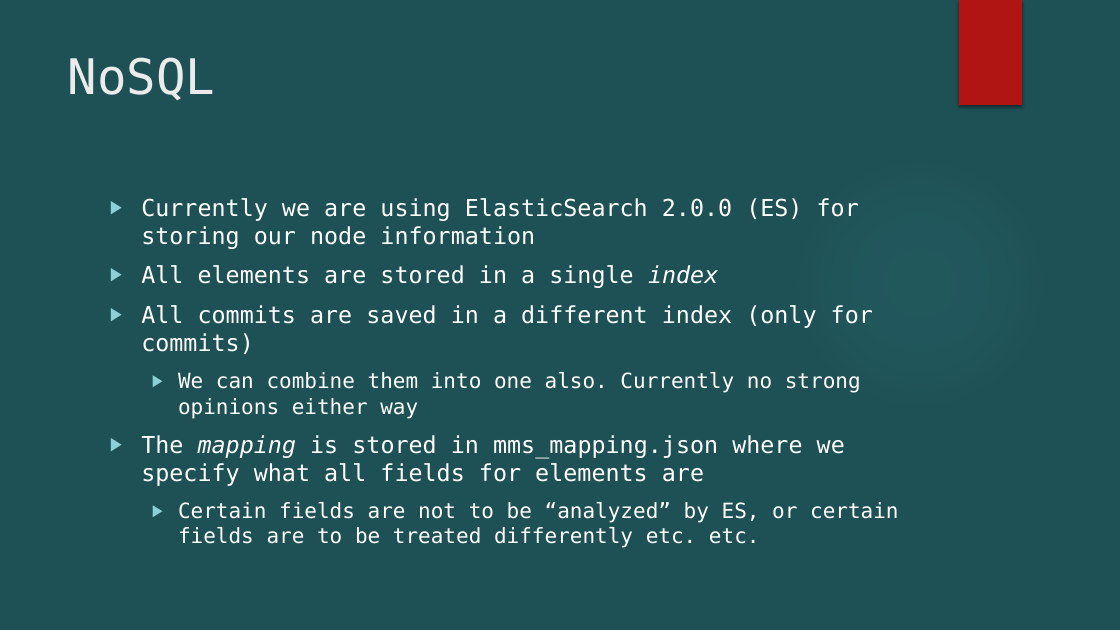
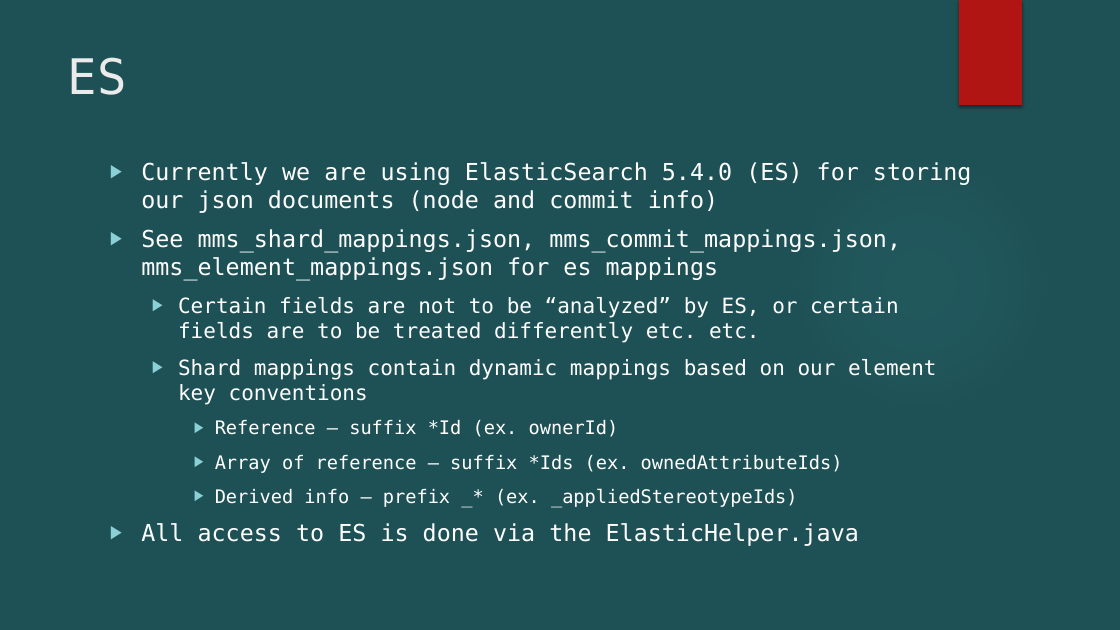
Before and after one commit to Open-MBEE/mms-alfresco, a slide deck: slide 8 of mms-ent/docs/MMS using ES + PG.pptx (slide 9 before the commit). Drawn at 1120x630 pixels with LibreOffice and Linux fonts; fonts in the diff are those of the drawing; background and template pictures are left out. Boxes give left, top, right and bottom in pixels: in the first picture for what was removed or moved away, otherwise in the second. Text is boxed around its words. In the diff, an @@ line names an element or a change of style, - is before the commit and + after.

```diff
--- a/mms-ent/docs/MMS using ES + PG.pptx
+++ b/mms-ent/docs/MMS using ES + PG.pptx
@@ title at (68, 57, 127, 95): text changed @@
-NoSQL
+ES
@@ text "Currently we are using ElasticSearch ...": place and size @@
-text "Currently we are using ElasticSearch ..." at (141, 198, 898, 548)
+text "Currently we are using ElasticSearch ..." at (141, 162, 971, 546)
@@ text at (141, 162, 971, 281): text changed @@
-▶ Currently we are using ElasticSearch 2.0.0 (ES) for storing our node information
-▶ All elements are stored in a single index
-▶ All commits are saved in a different index (only for commits)
-  ▶ We can combine them into one also. Currently no strong opinions either way
-▶ The mapping is stored in mms_mapping.json where we specify what all fields for elements are
+▶ Currently we are using ElasticSearch 5.4.0 (ES) for storing our json documents (node and commit info)
+▶ See mms_shard_mappings.json, mms_commit_mappings.json, mms_element_mappings.json for es mappings
@@ text at (141, 359, 936, 546): paragraphs added @@
+  ▶ Shard mappings contain dynamic mappings based on our element key conventions
+    ▶ Reference – suffix *Id (ex. ownerId)
+    ▶ Array of reference – suffix *Ids (ex. ownedAttributeIds)
+    ▶ Derived info – prefix _* (ex. _appliedStereotypeIds)
+▶ All access to ES is done via the ElasticHelper.java
```
Also in this commit, not shown: 11 other slides changed, 13 slides removed, 2 other files.
